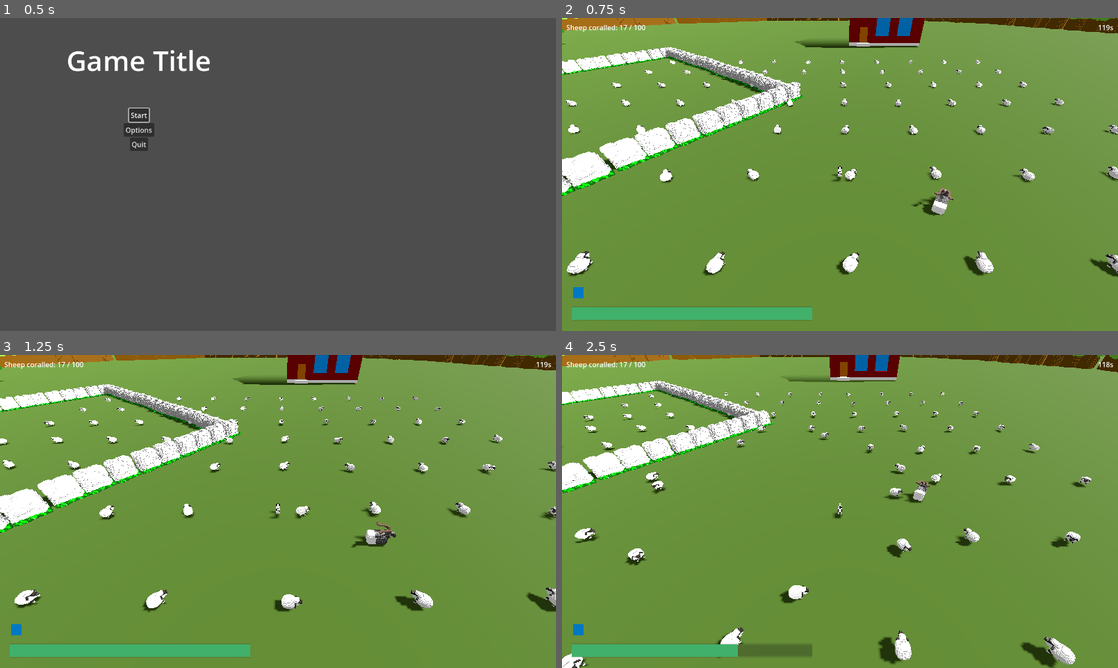
Above: before the commit, frames 1-4 (two rows, left to right).
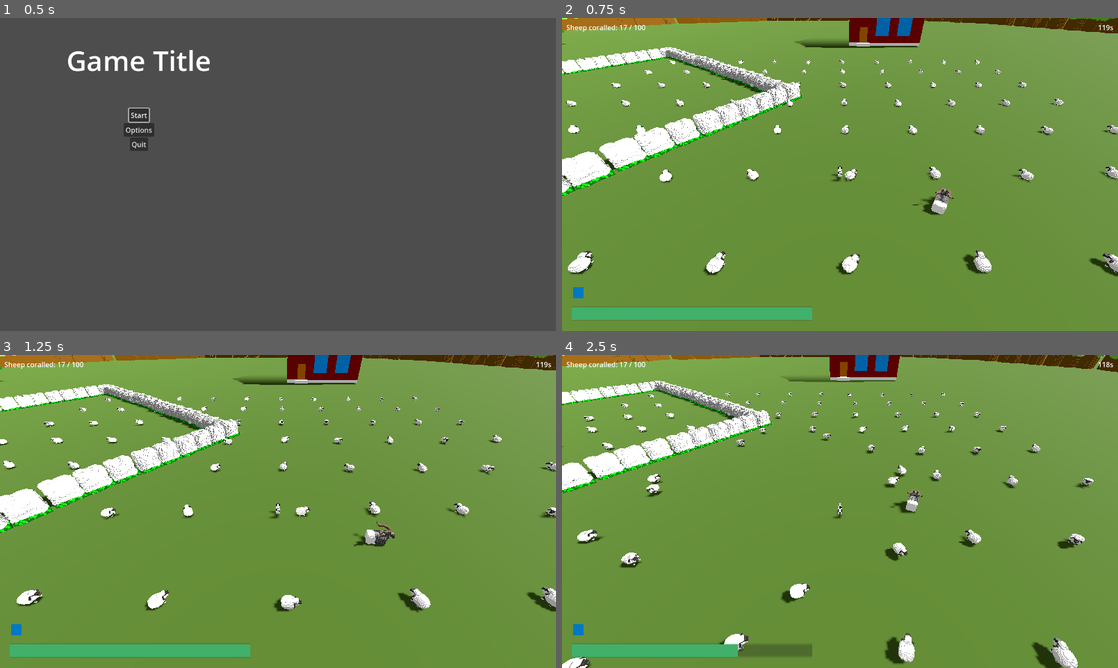
Above: after the commit, the same moments.

Repository: hunttis/ld-58
Game: Godot game, scene res://assets/scenes/master.tscn
Two runs of this game, one before a commit and one after it. Both use one fixed random seed, a clock stepped at 60 frames per second and the inputs below.
Inputs:
- Up to frame 1 (0.5 s): no input
- Up to frame 2 (0.75 s): click "Start" at 0.5 s
- Up to frame 3 (1.25 s): no input
- Up to frame 4 (2.5 s): hold D (move_right) 1.28-2.03 s; hold Q (ability_bark) 1.28-2.03 s; hold S (move_back) from 2.03 s (still down); tap Space (ability_dash) at 2.1 s

Frame 1 is identical in both runs. In frame 2, 1.7% of the frame differs, in the area x 0-100%, y 0-83%; in frame 3, 2.2%; in frame 4, 3.8%, in the area x 0-99%, y 0-100%.

Commit message:
increase sheep target vector length

Diff:
--- a/assets/scenes/game/sheep/Sheep.gd
+++ b/assets/scenes/game/sheep/Sheep.gd
@@ -117,7 +117,7 @@
   desired_dir = desired_dir.normalized()
 
   # 2) Pick a short-range steer target and hand it to the agent
-  var steer_target := global_position + ((desired_dir * look_ahead) * 2)
+  var steer_target := global_position + ((desired_dir * look_ahead) * 8)
   agent.target_position = steer_target
 
   # 3) Use path corner to build desired velocity; let avoidance adjust it
--- a/assets/scenes/game/sheep/Sheep.tscn
+++ b/assets/scenes/game/sheep/Sheep.tscn
@@ -9,7 +9,6 @@
 [node name="CharacterBody3D" type="CharacterBody3D"]
 collision_mask = 0
 script = ExtResource("1_i4pnq")
-max_flee_speed = 20.0
 weight_separation = 0.2
 weight_dog = 1000.0
 weight_bark = 200.0
